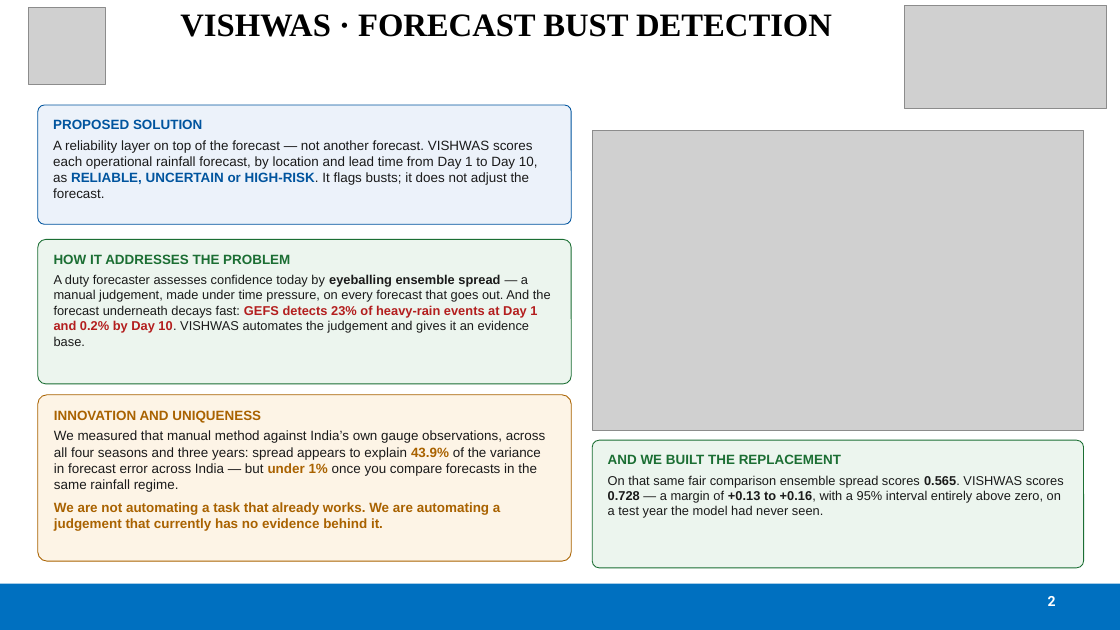
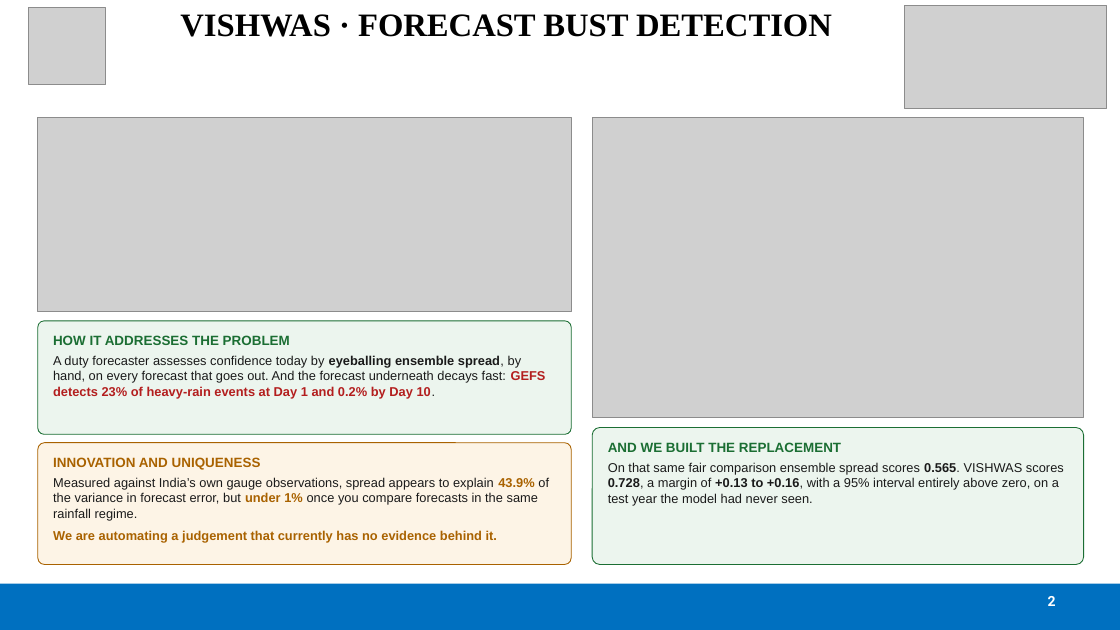
Before and after one commit to devanshxNishu/vishwas, a slide deck: slide 2 of deck/VISHWAS_SIH.pptx. Drawn at 1120x630 pixels with LibreOffice and Linux fonts; fonts in the diff are those of the drawing; grey boxes stand for pictures. Boxes give left, top, right and bottom in pixels: in the first picture for what was removed or moved away, otherwise in the second. Text is boxed around its words. In the diff, an @@ line names an element or a change of style, - is before the commit and + after.

```diff
--- a/deck/VISHWAS_SIH.pptx
+++ b/deck/VISHWAS_SIH.pptx
@@ rounded rectangle removed at [38,105,571,224] @@
-PROPOSED SOLUTION
-A reliability layer on top of the forecast — not another forecast. VISHWAS scores each operational rainfall forecast, by location and lead time from Day 1 to Day 10, as RELIABLE, UNCERTAIN or HIGH-RISK. It flags busts; it does not adjust the forecast.
@@ picture added at [38,118,571,312] @@
@@ picture: place and size @@
-picture at [592,130,1084,430]
+picture at [592,118,1084,418]
@@ rounded rectangle "HOW IT ADDRESSES THE PROBLEM": place and size @@
-rounded rectangle "HOW IT ADDRESSES THE PROBLEM" at [38,239,571,384]
+rounded rectangle "HOW IT ADDRESSES THE PROBLEM" at [38,321,571,434]
@@ text in rounded rectangle at [53,355,546,399]: text changed @@
-A duty forecaster assesses confidence today by eyeballing ensemble spread — a manual judgement, made under time pressure, on every forecast that goes out. And the forecast underneath decays fast: GEFS detects 23% of heavy-rain events at Day 1 and 0.2% by Day 10. VISHWAS automates the judgement and gives it an evidence base.
+A duty forecaster assesses confidence today by eyeballing ensemble spread, by hand, on every forecast that goes out. And the forecast underneath decays fast: GEFS detects 23% of heavy-rain events at Day 1 and 0.2% by Day 10.
@@ rounded rectangle "INNOVATION AND UNIQUENESS": place and size @@
-rounded rectangle "INNOVATION AND UNIQUENESS" at [38,395,571,561]
+rounded rectangle "INNOVATION AND UNIQUENESS" at [38,443,571,565]
@@ rounded rectangle "AND WE BUILT THE REPLACEMENT": place and size @@
-rounded rectangle "AND WE BUILT THE REPLACEMENT" at [592,440,1084,568]
+rounded rectangle "AND WE BUILT THE REPLACEMENT" at [592,428,1084,565]
@@ text in rounded rectangle at [53,477,549,543]: text changed; size 11.5 to 11 pt @@
-We measured that manual method against India’s own gauge observations, across all four seasons and three years: spread appears to explain 43.9% of the variance in forecast error across India — but under 1% once you compare forecasts in the same rainfall regime.
-We are not automating a task that already works. We are automating a judgement that currently has no evidence behind it.
+Measured against India’s own gauge observations, spread appears to explain 43.9% of the variance in forecast error, but under 1% once you compare forecasts in the same rainfall regime.
+We are automating a judgement that currently has no evidence behind it.
@@ text in rounded rectangle at [608,462,1064,506]: text changed @@
-On that same fair comparison ensemble spread scores 0.565. VISHWAS scores 0.728 — a margin of +0.13 to +0.16, with a 95% interval entirely above zero, on a test year the model had never seen.
+On that same fair comparison ensemble spread scores 0.565. VISHWAS scores 0.728, a margin of +0.13 to +0.16, with a 95% interval entirely above zero, on a test year the model had never seen.
```
Also in this commit, not shown: 5 other slides changed, 14 other files.
